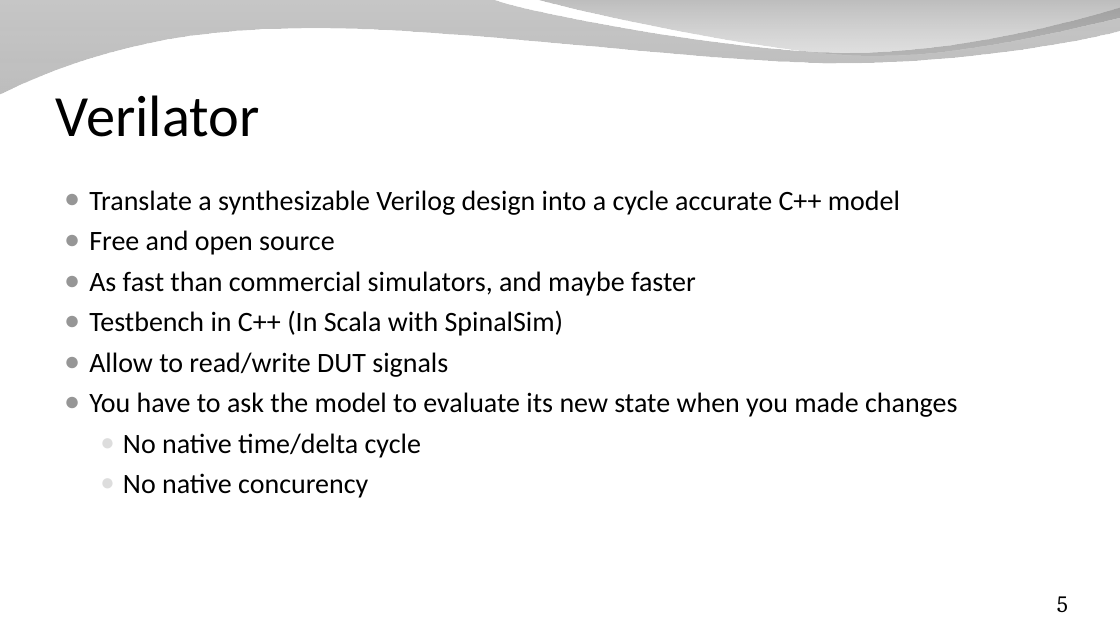
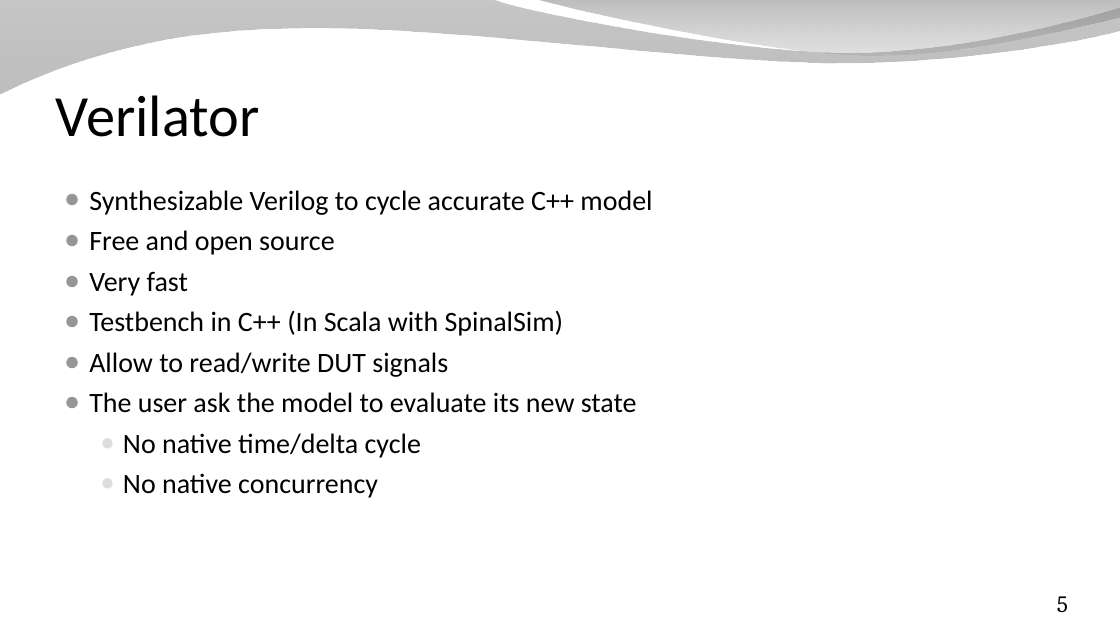
Before and after one commit to SpinalHDL/SpinalDoc, a slide deck: slide 5 of presentation/en/workshop/tools.odp. Drawn at 1120x630 pixels with LibreOffice and Linux fonts; fonts in the diff are those of the drawing; background and template pictures are left out. Boxes give left, top, right and bottom in pixels: in the first picture for what was removed or moved away, otherwise in the second. Text is boxed around its words. In the diff, an @@ line names an element or a change of style, - is before the commit and + after.

```diff
--- a/presentation/en/workshop/tools.odp
+++ b/presentation/en/workshop/tools.odp
@@ text at (x1=89, y1=190, x2=652, y2=215): text changed @@
-● Translate a synthesizable Verilog design into a cycle accurate C++ model
+● Synthesizable Verilog to cycle accurate C++ model
@@ text at (x1=89, y1=271, x2=188, y2=296): text changed @@
-● As fast than commercial simulators, and maybe faster
+● Very fast
@@ text at (x1=89, y1=392, x2=637, y2=413): text changed @@
-● You have to ask the model to evaluate its new state when you made changes
+● The user ask the model to evaluate its new state
@@ text at (x1=123, y1=473, x2=378, y2=498): text changed @@
-  ● No native concurency
+  ● No native concurrency
```
Also in this commit, not shown: 1 other slide changed, 11 other files.
